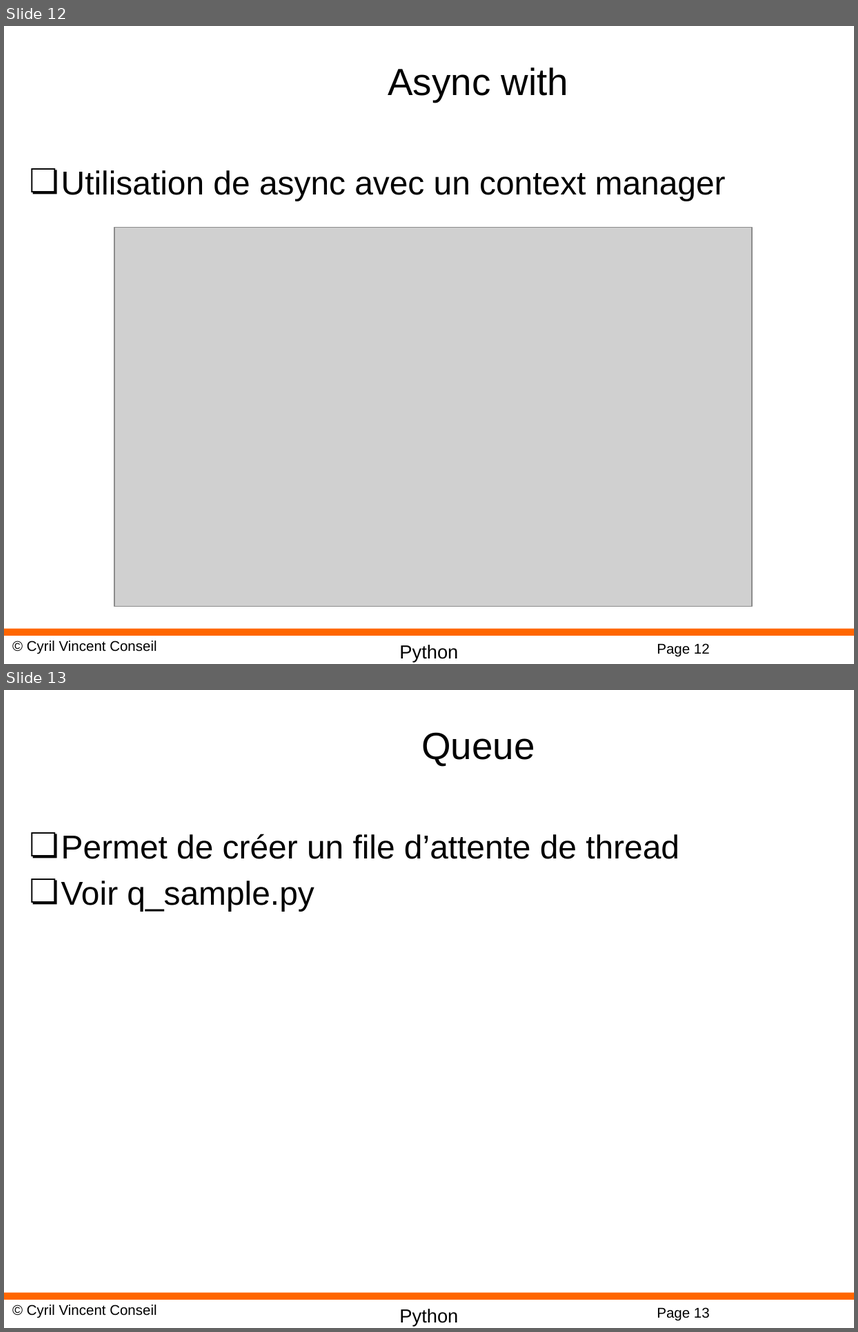
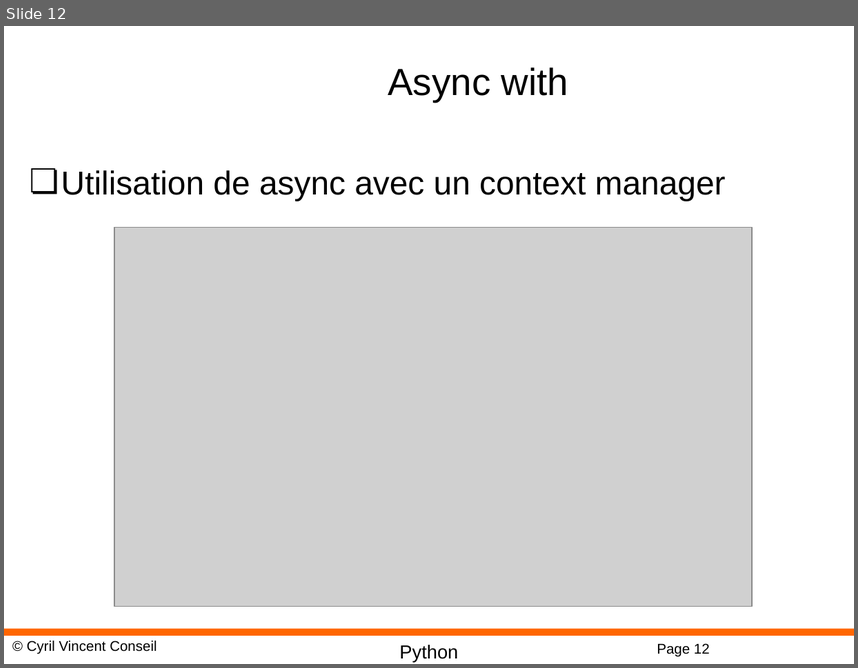
Before and after one commit to cyrilvincent/python-advanced, a slide deck: PPT/Python21-Threading.pptx. Shown one above the other, each under a label of ours: slides 12 and 13 before the commit, slide 12 after it. The pictures are 858x1332 and 858x668 pixels, drawn with LibreOffice and Linux fonts; fonts in the diff are those of the drawing; grey boxes stand for pictures; background and template pictures are left out. Boxes give left, top, right and bottom in pixels: in the first picture for what was removed or moved away, otherwise in the second. Text is boxed around its words. In the diff, an @@ line names an element or a change of style, - is before the commit and + after.

```diff
--- a/PPT/Python21-Threading.pptx
+++ b/PPT/Python21-Threading.pptx
@@ slide 13 removed at (x1=4, y1=690, x2=854, y2=1328), background #FFFFFF; not listed: 4 template elements that a slide beside it also shows @@
@@ title removed at (x1=421, y1=732, x2=535, y2=766) @@
-Queue
@@ text removed at (x1=61, y1=834, x2=680, y2=911) @@
-❏ Permet de créer un file d’attente de thread
-❏ Voir q_sample.py
```
Also in this commit, not shown: 1 other file.
